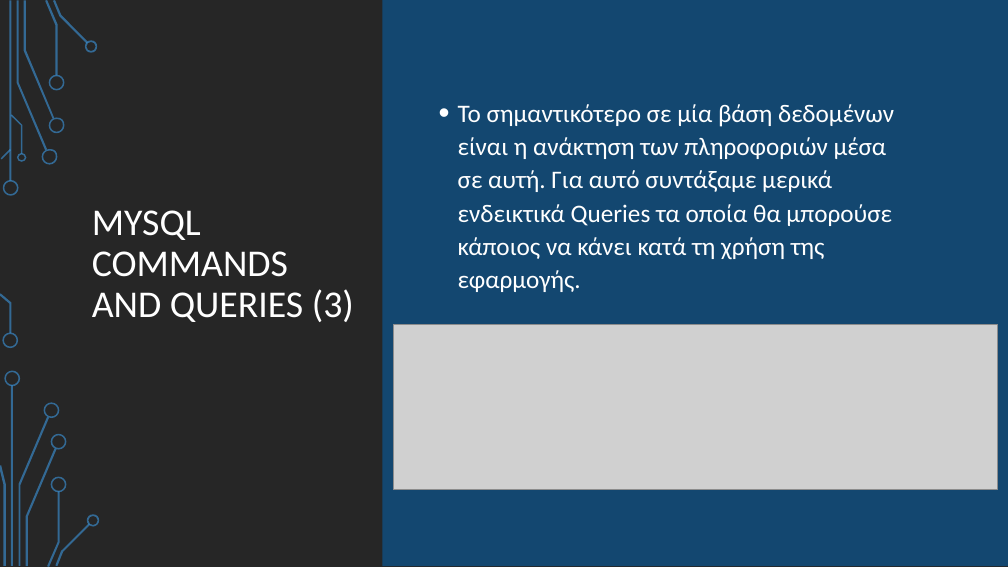
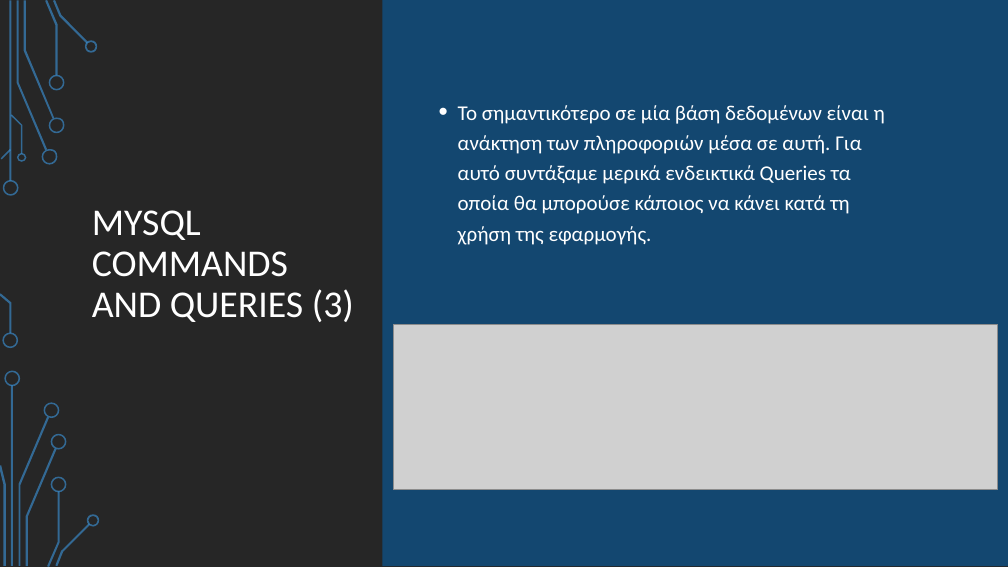
Before and after one commit to AngelosAnagnostopoulos/Commercial-Port-Application, a slide deck: slide 8 of Presentation/Presentation.pptx. Drawn at 1008x567 pixels with LibreOffice and Linux fonts; fonts in the diff are those of the drawing; grey boxes stand for pictures; background and template pictures are left out. Boxes give left, top, right and bottom in pixels: in the first picture for what was removed or moved away, otherwise in the second. Text is boxed around its words. In the diff, an @@ line names an element or a change of style, - is before the commit and + after.

```diff
--- a/Presentation/Presentation.pptx
+++ b/Presentation/Presentation.pptx
@@ text "Το σημαντικότερο σε μία βάση ..." at (458, 105, 885, 245): size 24 to 20 pt; line spacing 1.1 to 1.2 @@
```
Also in this commit, not shown: 12 other slides changed.
